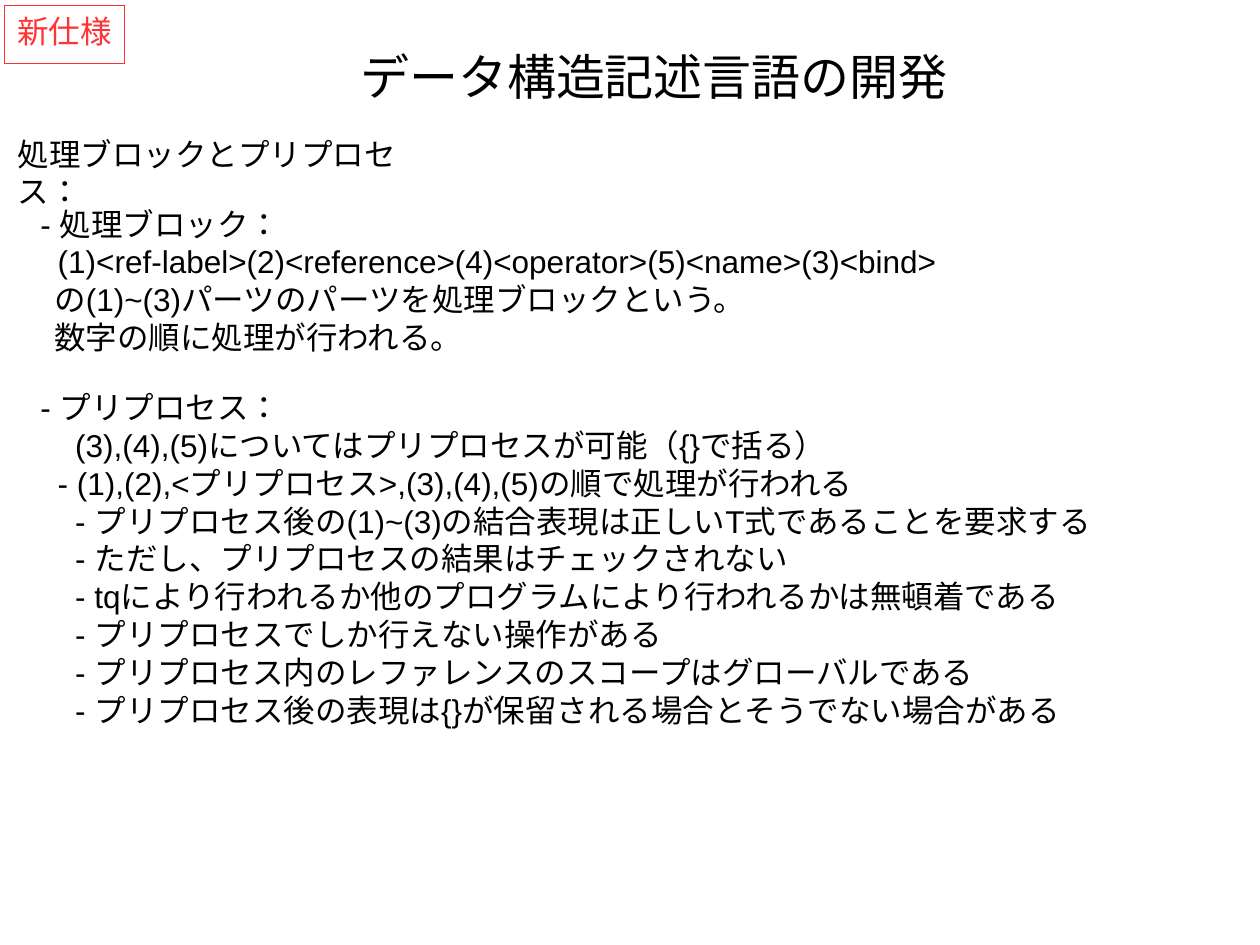
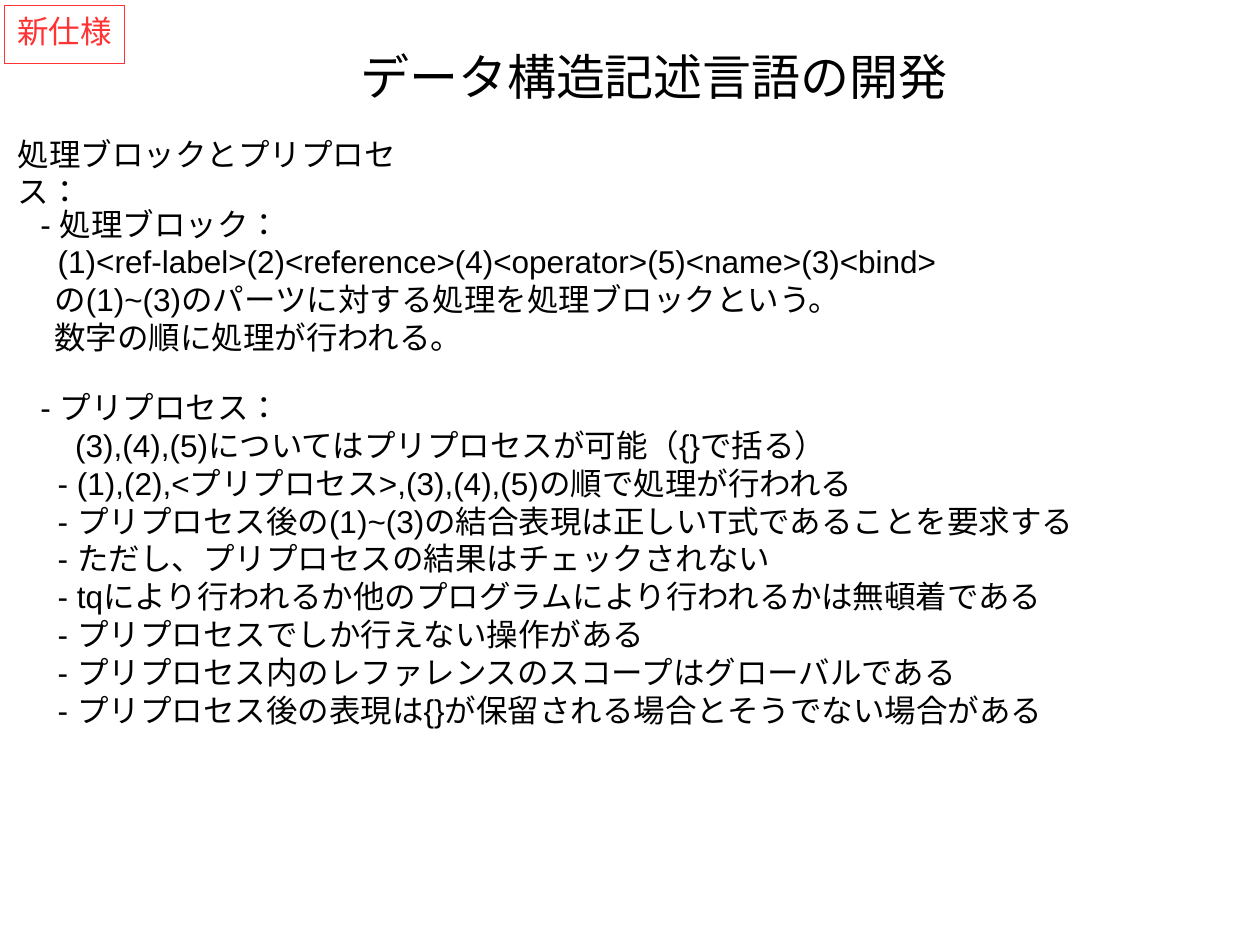
Before and after one commit to kouamano/RECURSIVE-SYSTEM, a slide deck: slide 6 of Document/tq_op_example.rev1.odp. Drawn at 1260x945 pixels with LibreOffice and Linux fonts; fonts in the diff are those of the drawing. Boxes give left, top, right and bottom in pixels: in the first picture for what was removed or moved away, otherwise in the second. Text is boxed around its words. In the diff, an @@ line names an element or a change of style, - is before the commit and + after.

Commit message:
add

```diff
--- a/Document/tq_op_example.rev1.odp
+++ b/Document/tq_op_example.rev1.odp
@@ text at (x1=54, y1=279, x2=840, y2=318): text changed @@
-の(1)~(3)パーツのパーツを処理ブロックという。
+の(1)~(3)のパーツに対する処理を処理ブロックという。
@@ text "- プリプロセス：" rewrapped from (x1=60, y1=393, x2=1091, y2=729) to (x1=60, y1=393, x2=1073, y2=729) @@
```
